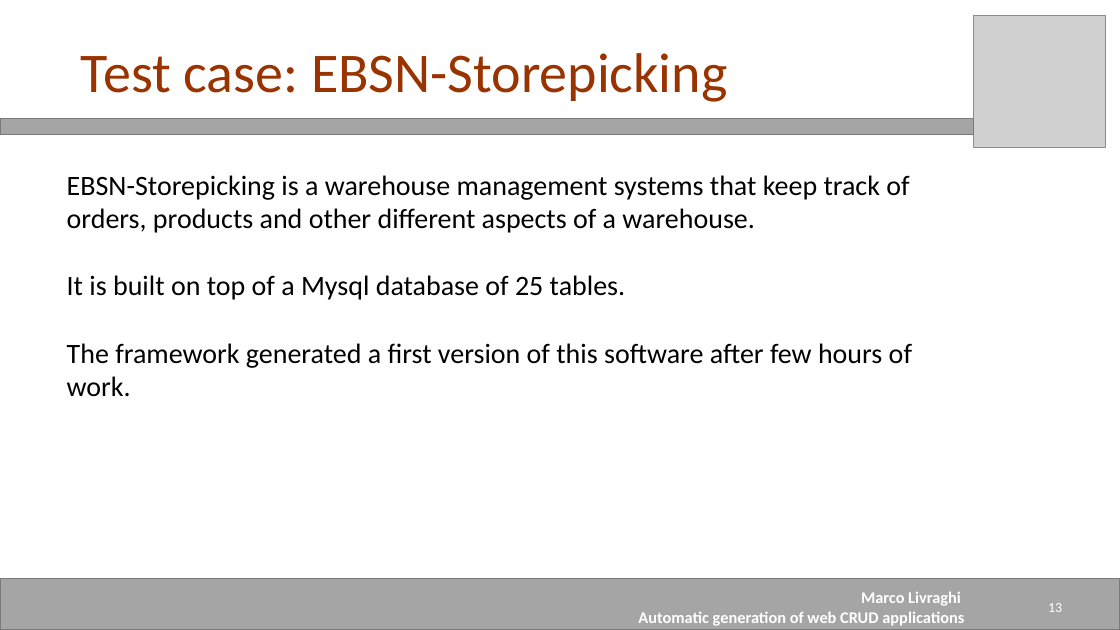
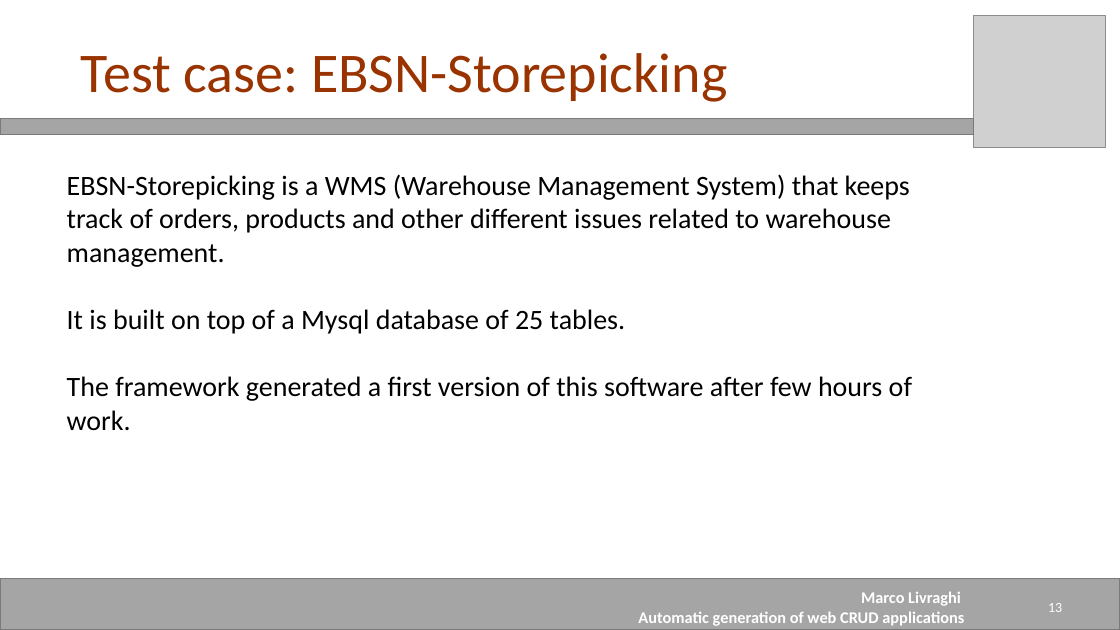
Before and after one commit to mrclivraghi/Anggen, a slide deck: slide 13 of Documentation/Presentation_Livraghi.pptx. Drawn at 1120x630 pixels with LibreOffice and Linux fonts; fonts in the diff are those of the drawing; grey boxes stand for pictures. Boxes give left, top, right and bottom in pixels: in the first picture for what was removed or moved away, otherwise in the second. Text is boxed around its words. In the diff, an @@ line names an element or a change of style, - is before the commit and + after.

```diff
--- a/Documentation/Presentation_Livraghi.pptx
+++ b/Documentation/Presentation_Livraghi.pptx
@@ text at [67,174,910,267]: text changed @@
-EBSN-Storepicking is a warehouse management systems that keep track of orders, products and other different aspects of a warehouse.
+EBSN-Storepicking is a WMS (Warehouse Management System) that keeps track of orders, products and other different issues related to warehouse management.
```
Also in this commit, not shown: 6 other slides changed.
